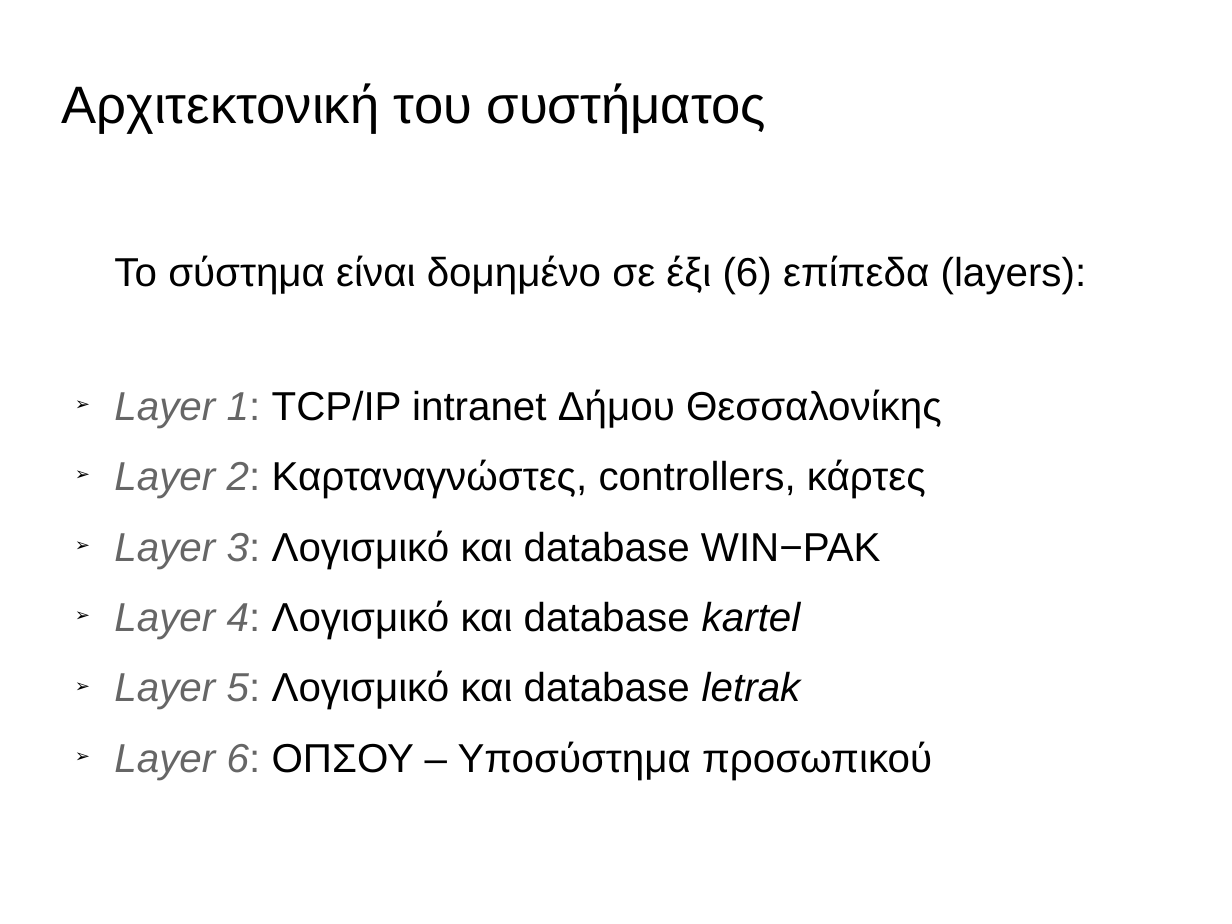
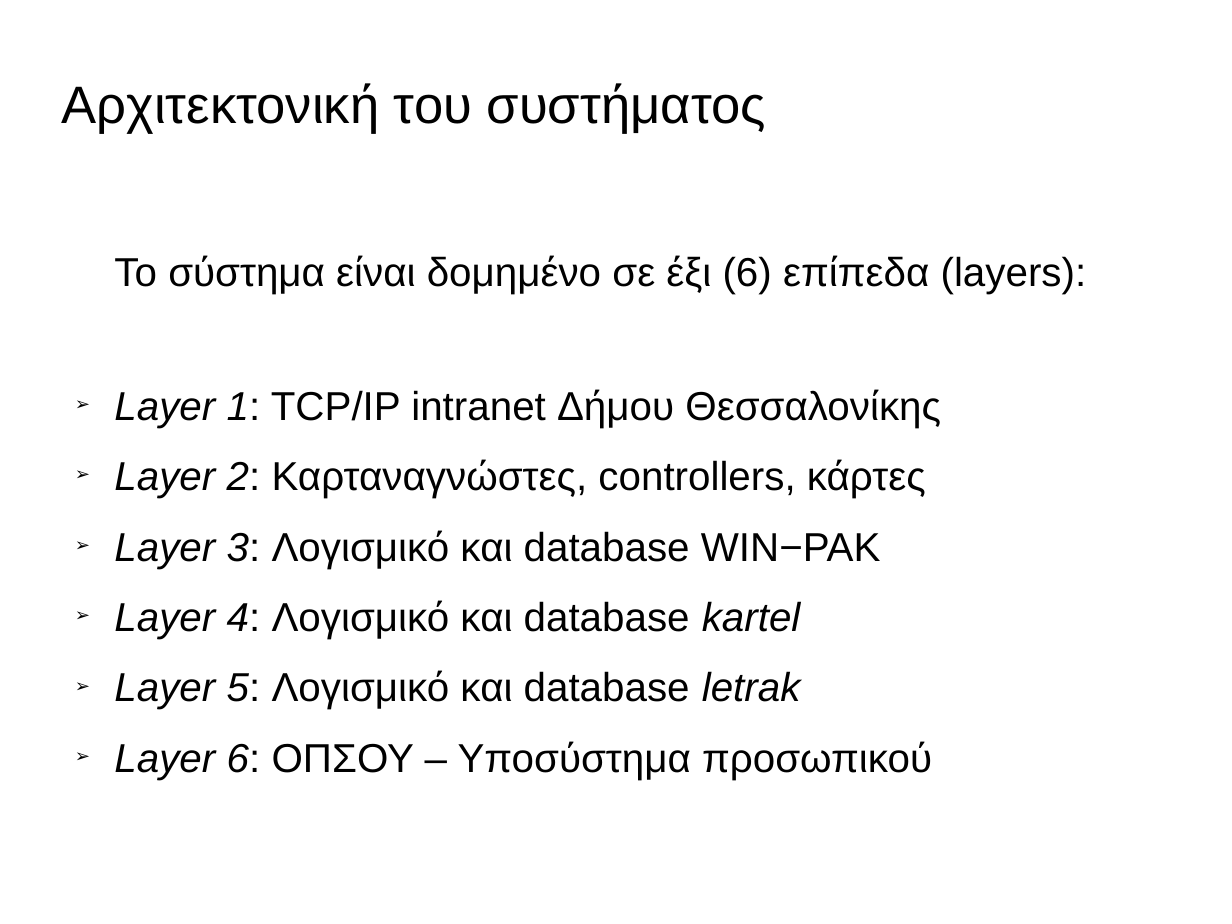
Before and after one commit to panos1962/letrak, a slide deck: slide 8 of misc/isagogi.odp. Drawn at 1232x924 pixels with LibreOffice and Linux fonts; fonts in the diff are those of the drawing; background and template pictures are left out. Boxes give left, top, right and bottom in pixels: in the first picture for what was removed or moved away, otherwise in the second. Text is boxed around its words. In the diff, an @@ line names an element or a change of style, - is before the commit and + after.

```diff
--- a/misc/isagogi.odp
+++ b/misc/isagogi.odp
@@ text "Layer 1: TCP/IP intranet Δήμου ..." at <box>114,389,941,780</box>: text colour #666666 to #000000 in "Layer 1:", "Layer 2:", "Layer 3:", "Layer 4:" and 2 more places @@
```
Also in this commit, not shown: 1 other slide changed, 4 slides added.
